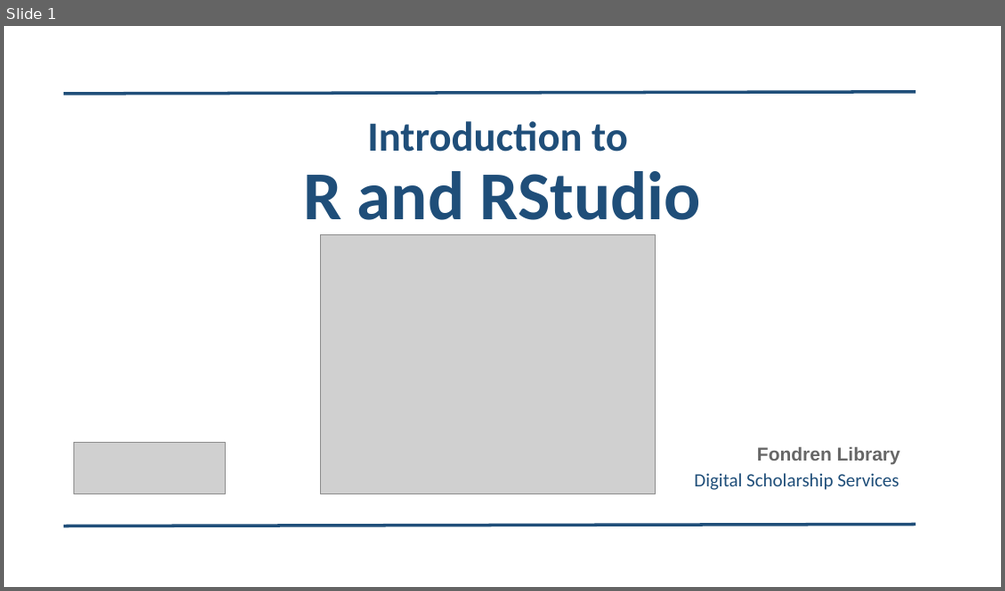
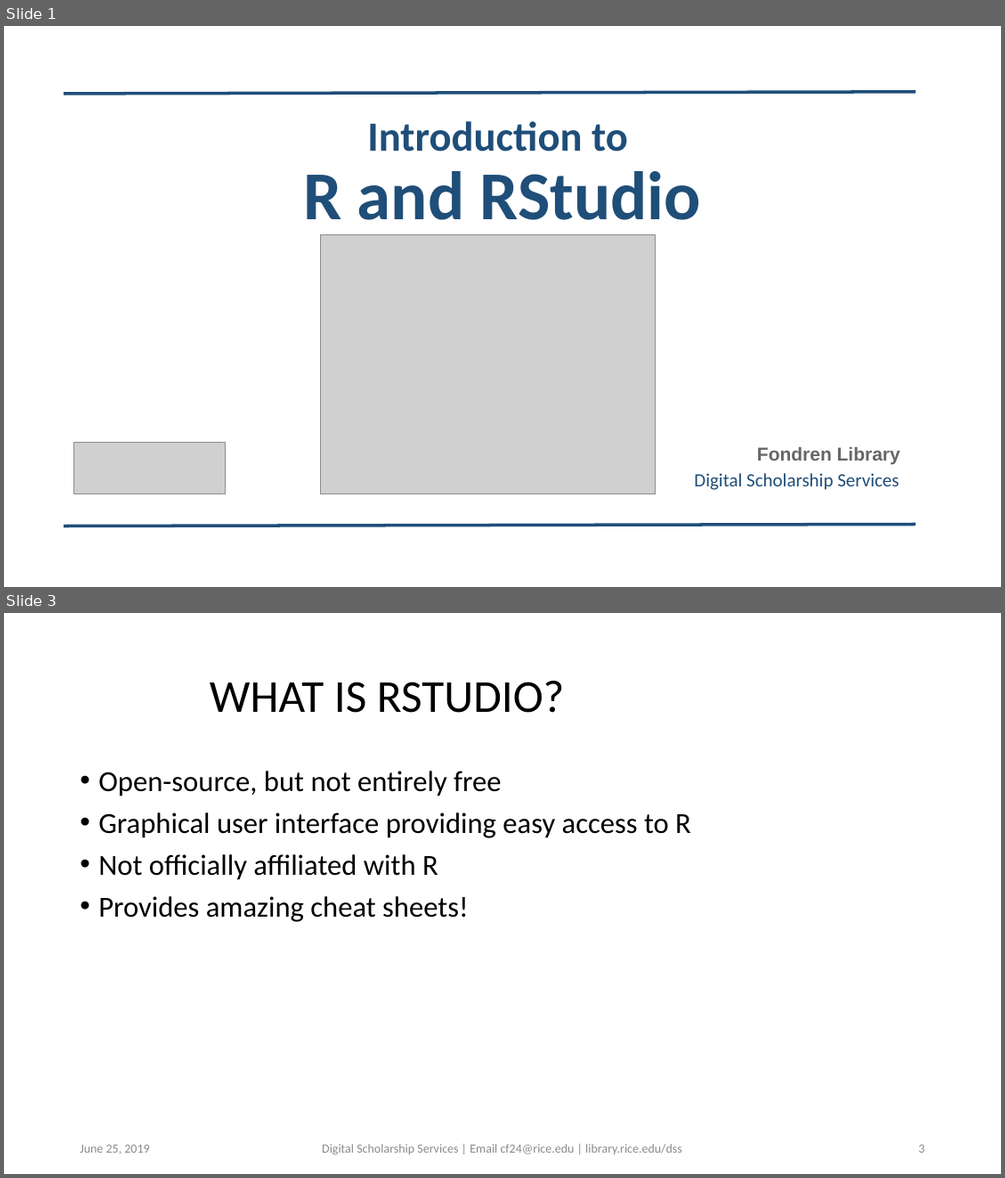
Before and after one commit to bakitybacon/rice-data-and-donuts, a slide deck: introR/Introduction to R.pptx. Shown one above the other, each under a label of ours: slide 1 before the commit, slides 1 and 3 after it; the slides between them are not shown. The pictures are 1005x591 and 1005x1178 pixels, drawn with LibreOffice and Linux fonts; fonts in the diff are those of the drawing; grey boxes stand for pictures; background and template pictures are left out. Boxes give left, top, right and bottom in pixels: in the first picture for what was removed or moved away, otherwise in the second. Text is boxed around its words. In the diff, an @@ line names an element or a change of style, - is before the commit and + after.

```diff
--- a/introR/Introduction to R.pptx
+++ b/introR/Introduction to R.pptx
@@ slide 3 added at box(4, 613, 1001, 1174), background #FFFFFF @@
@@ title added at box(210, 681, 565, 713), 44 pt, text #000000 @@
+WHAT IS RSTUDIO?
@@ text added at box(98, 771, 691, 922), 28 pt, text #000000 @@
+• Open-source, but not entirely free
+• Graphical user interface providing easy access to R
+• Not officially affiliated with R
+• Provides amazing cheat sheets!
@@ text added at box(80, 1144, 149, 1153), 12 pt, text #8C8C8C @@
+June 25, 2019
@@ text added at box(322, 1143, 682, 1155), 12 pt, text #8C8C8C @@
+Digital Scholarship Services | Email cf24@rice.edu | library.rice.edu/dss
@@ page number added at box(918, 1144, 924, 1152), 12 pt, text #8C8C8C @@
+3
```
Also in this commit, not shown: 3 slides changed, 29 other slides added.
